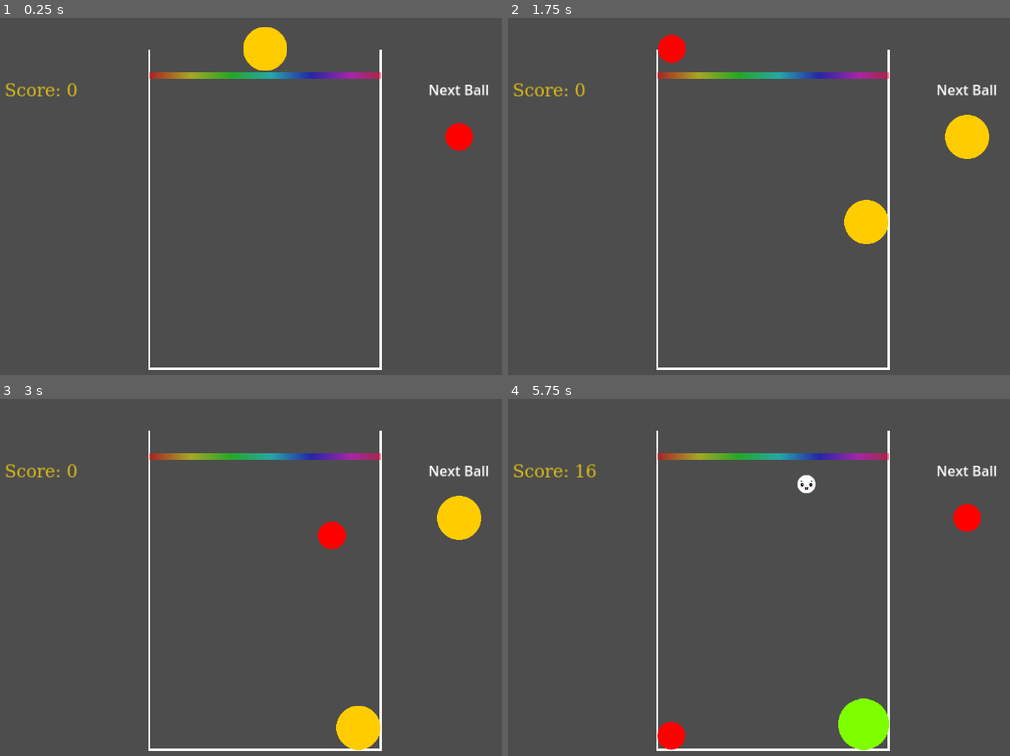
Above: before the commit, frames 1-4 (two rows, left to right).
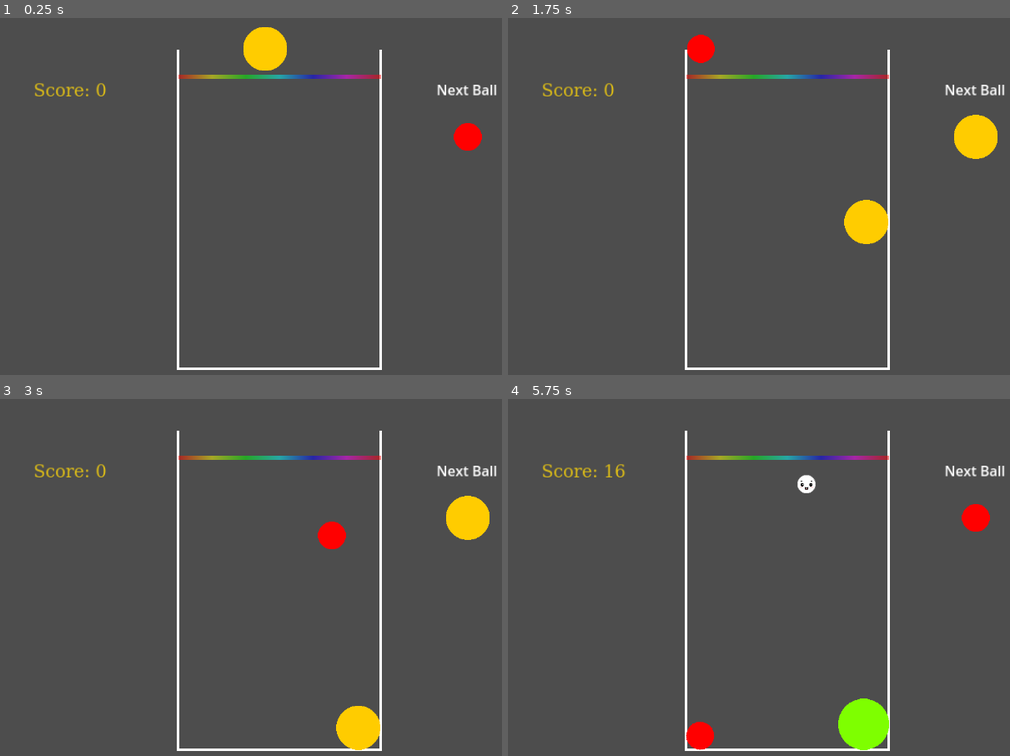
Above: after the commit, the same moments.

Repository: rrweller/BallGame
Game: Godot game, scene res://GameView.tscn
The game is run twice, just before and just after one commit, with the same random seed, the same clock (stepped at 60 frames per second) and the same inputs.
Inputs (mouse positions are in pixels of both pictures, inside the frame that each line leads up to):
- Up to frame 1 (0.25 s): no input
- Up to frame 2 (1.75 s): tap Enter at 0.5 s; move the mouse to (919, 175) at 0.52 s; click (919, 175) at 0.6 s; move the mouse to (638, 214) at 1.27 s; click (638, 214) at 1.35 s
- Up to frame 3 (3 s): move the mouse to (331, 491) at 2.02 s; click (331, 491) at 2.1 s; move the mouse to (230, 652) at 2.77 s; click (230, 652) at 2.85 s
- Up to frame 4 (5.75 s): move the mouse to (974, 631) at 3.52 s; click (974, 631) at 3.6 s; move the mouse to (573, 520) at 4.27 s; click (573, 520) at 4.35 s; move the mouse to (804, 577) at 5.02 s; click (804, 577) at 5.1 s

The runs differ from the first frame. In frame 1, 2.3% of the frame differs, in the area x 1-99%, y 8-99%; in frame 2, 3.2%, in the area x 1-99%, y 4-99%; in frame 3, 2.5%; in frame 4, 3.0%.

Commit message:
working audio
audio now plays whenever two balls merge

Diff:
--- a/GameView.gd
+++ b/GameView.gd
@@ -16,8 +16,11 @@
 var next_ball
 var weights = []
 var is_game_over = false
+var score = 0
 
-var score = 0
+var sound_player := AudioStreamPlayer.new()
+var bloop = load("res://sounds/bloop.mp3")
+var rightinthere = load("res://sounds/rightinthere.mp3")
 
 # Called when the node enters the scene tree for the first time.
 func _ready():
@@ -47,11 +50,13 @@
 	#create array of decreasing spawn weights
 	for i in range(ball_scenes.size()):
 		weights.append(max_size_spawnable * (ball_scenes.size() - i))
-	print(weights)
 
 	current_ball = create_ball(spawn_marker.global_position)
 	next_ball = create_ball(next_ball_marker.global_position)
 	SignalBus.collided.connect(detect_game_over)
+	SignalBus.playSound.connect(play_sound)
+
+	add_child(sound_player)
 
 	set_process_input(true)
 	set_process(true)
@@ -80,7 +85,6 @@
 			weights[i] += 1
 			if weights[i] > (max_size_spawnable * max_size_spawnable):
 				weights[i] = max_size_spawnable * max_size_spawnable
-		print(weights)
 		return ball
 	else:
 		print("Error with ball_scenes.size()")
@@ -98,6 +102,17 @@
 	await get_tree().create_timer(1).timeout
 	current_ball = next_ball
 	next_ball = create_ball(next_ball_marker.global_position)
+
+func play_sound(sound: String):
+	if sound_player.playing:
+		sound_player.stop()
+	if sound == "bloop":
+		sound_player.stream = bloop
+	elif sound == "rightinthere":
+		sound_player.stream = rightinthere
+
+	if sound_player:
+		sound_player.play()
 
 func detect_game_over(height: float):
 	if height < full_marker.global_position.y:
--- a/GameView.tscn
+++ b/GameView.tscn
@@ -1,8 +1,8 @@
 [gd_scene load_steps=17 format=3 uid="uid://cywsbf0b3jj0f"]
 
 [ext_resource type="Script" path="res://GameView.gd" id="1_88n8s"]
-[ext_resource type="Texture2D" uid="uid://c1yt4ihs1rcr0" path="res://topbar.png" id="2_ivt66"]
 [ext_resource type="Script" path="res://ScoreLabel.gd" id="2_rxoix"]
+[ext_resource type="Texture2D" uid="uid://cflenuldmcbk6" path="res://finishbar.png" id="2_y3f8y"]
 
 [sub_resource type="Environment" id="Environment_07ikw"]
 background_mode = 1
@@ -13,8 +13,8 @@
 [sub_resource type="PhysicsMaterial" id="PhysicsMaterial_kewdj"]
 
 [sub_resource type="SegmentShape2D" id="SegmentShape2D_koj44"]
-a = Vector2(400, 0)
-b = Vector2(400, -550)
+a = Vector2(350, 0)
+b = Vector2(350, -550)
 
 [sub_resource type="PhysicsMaterial" id="PhysicsMaterial_6kyou"]
 
@@ -29,7 +29,7 @@
 b = Vector2(0, 0)
 
 [sub_resource type="RectangleShape2D" id="RectangleShape2D_i2esk"]
-size = Vector2(400, 12)
+size = Vector2(350, 8)
 
 [sub_resource type="FontFile" id="FontFile_vxnmw"]
 cache/0/16/0/ascent = 0.0
@@ -358,7 +358,7 @@
 metadata/_edit_lock_ = true
 
 [node name="Line2D" type="Line2D" parent="Box"]
-points = PackedVector2Array(0, -550, 0, 0, 400, 0, 400, -550)
+points = PackedVector2Array(0, -550, 0, 0, 350, 0, 350, -550)
 width = 4.0
 
 [node name="RightWall" type="StaticBody2D" parent="Box/Line2D"]
@@ -386,15 +386,15 @@
 
 [node name="CollisionShape2D" type="CollisionShape2D" parent="Box/FinishBar"]
 z_index = -1
-position = Vector2(200, -506)
+position = Vector2(175, -504)
 shape = SubResource("RectangleShape2D_i2esk")
 
 [node name="Sprite2D" type="Sprite2D" parent="Box/FinishBar"]
-position = Vector2(200, -506)
-texture = ExtResource("2_ivt66")
+position = Vector2(175, -504)
+texture = ExtResource("2_y3f8y")
 
 [node name="Camera2D" type="Camera2D" parent="."]
-offset = Vector2(200, -300)
+offset = Vector2(150, -300)
 position_smoothing_enabled = true
 drag_horizontal_enabled = true
 drag_vertical_enabled = true
@@ -413,9 +413,9 @@
 script = ExtResource("2_rxoix")
 
 [node name="NextBall" type="Label" parent="CanvasLayer"]
-offset_left = 482.0
+offset_left = 446.0
 offset_top = -500.0
-offset_right = 587.0
+offset_right = 551.0
 offset_bottom = -463.0
 text = "Next Ball"
 label_settings = SubResource("LabelSettings_5tyk5")
@@ -437,4 +437,4 @@
 position = Vector2(200, -552)
 
 [node name="NextBallMarker" type="Marker2D" parent="."]
-position = Vector2(535, -400)
+position = Vector2(500, -400)
--- a/SignalBus.gd
+++ b/SignalBus.gd
@@ -2,3 +2,4 @@
 
 signal ball_removed(size: int)
 signal collided(height: float)
+signal playSound(sound: String)
--- a/balls/ball104.gd
+++ b/balls/ball104.gd
@@ -29,7 +29,7 @@
 	if thisball_radius != otherball_radius:
 		#print("Balls were not the same size, not merging")
 		return
-
+	SignalBus.playSound.emit("rightinthere")
 	body.queue_free()
 	queue_free()
 
--- a/balls/ball120.gd
+++ b/balls/ball120.gd
@@ -29,7 +29,7 @@
 	if thisball_radius != otherball_radius:
 		#print("Balls were not the same size, not merging")
 		return
-
+	SignalBus.playSound.emit("rightinthere")
 	body.queue_free()
 	queue_free()
 
--- a/balls/ball144.gd
+++ b/balls/ball144.gd
@@ -29,7 +29,7 @@
 	if thisball_radius != otherball_radius:
 		#print("Balls were not the same size, not merging")
 		return
-
+	SignalBus.playSound.emit("rightinthere")
 	body.queue_free()
 	queue_free()
 
--- a/balls/ball168.gd
+++ b/balls/ball168.gd
@@ -29,7 +29,7 @@
 	if thisball_radius != otherball_radius:
 		#print("Balls were not the same size, not merging")
 		return
-
+	SignalBus.playSound.emit("rightinthere")
 	body.queue_free()
 	queue_free()
 
--- a/balls/ball216.gd
+++ b/balls/ball216.gd
@@ -29,7 +29,7 @@
 	if thisball_radius != otherball_radius:
 		#print("Balls were not the same size, not merging")
 		return
-
+	SignalBus.playSound.emit("rightinthere")
 	body.queue_free()
 	queue_free()
 
--- a/balls/ball32.gd
+++ b/balls/ball32.gd
@@ -8,13 +8,8 @@
 var ball_sizes = []
 var BallScene
 
-var sound_player := AudioStreamPlayer.new()
-
-var bloop = load("res://sounds/bloop.mp3")
-
 func _ready() -> void:
 	size = self.get_meta("size")
-	add_child(sound_player)
 	load_balls()
 	body_entered.connect(handle_collision)
 
@@ -32,16 +27,12 @@
 	#print("COLLISION: Ball of size: ", thisball_radius, " collided with ball of size ", otherball_radius)
 
 	if thisball_radius != otherball_radius:
-		play_sound(bloop)
 		#print("Balls were not the same size, not merging")
 		return
-
-	print("Collision")
-	play_sound(bloop)
-	print("playing sound")
-
+	SignalBus.playSound.emit("rightinthere")
 	body.queue_free()
 	queue_free()
+
 	if thisball_radius < ball_sizes[-1]["radius"]:
 		var ball_index = -1
 		for i in range(ball_sizes.size()):
@@ -83,10 +74,6 @@
 	for i in range(ball_sizes.size()):
 		ball_scenes.append(ball_sizes[i]["scene"])
 
-func play_sound(sound):
-	sound_player.stream = sound
-	sound_player.play()
-
 func disable_physics():
 	gravity_scale = 0
 	collision_layer = 0
--- a/balls/ball48.gd
+++ b/balls/ball48.gd
@@ -29,7 +29,7 @@
 	if thisball_radius != otherball_radius:
 		#print("Balls were not the same size, not merging")
 		return
-
+	SignalBus.playSound.emit("rightinthere")
 	body.queue_free()
 	queue_free()
 
--- a/balls/ball64.gd
+++ b/balls/ball64.gd
@@ -29,7 +29,7 @@
 	if thisball_radius != otherball_radius:
 		#print("Balls were not the same size, not merging")
 		return
-
+	SignalBus.playSound.emit("rightinthere")
 	body.queue_free()
 	queue_free()
 
--- a/balls/ball76.gd
+++ b/balls/ball76.gd
@@ -29,7 +29,7 @@
 	if thisball_radius != otherball_radius:
 		#print("Balls were not the same size, not merging")
 		return
-
+	SignalBus.playSound.emit("rightinthere")
 	body.queue_free()
 	queue_free()
 
--- a/balls/ball88.gd
+++ b/balls/ball88.gd
@@ -29,7 +29,7 @@
 	if thisball_radius != otherball_radius:
 		#print("Balls were not the same size, not merging")
 		return
-
+	SignalBus.playSound.emit("rightinthere")
 	body.queue_free()
 	queue_free()
 
Binary file added: finishbar.png
Not shown, changed: finishbar.png.import
Not shown, added: rightinthere.mp3.import
Not shown, added: sounds/rightinthere.mp3.import
Binary file removed: topbar.png
Not shown, added: rightinthere.mp3
Not shown, added: sounds/rightinthere.mp3
